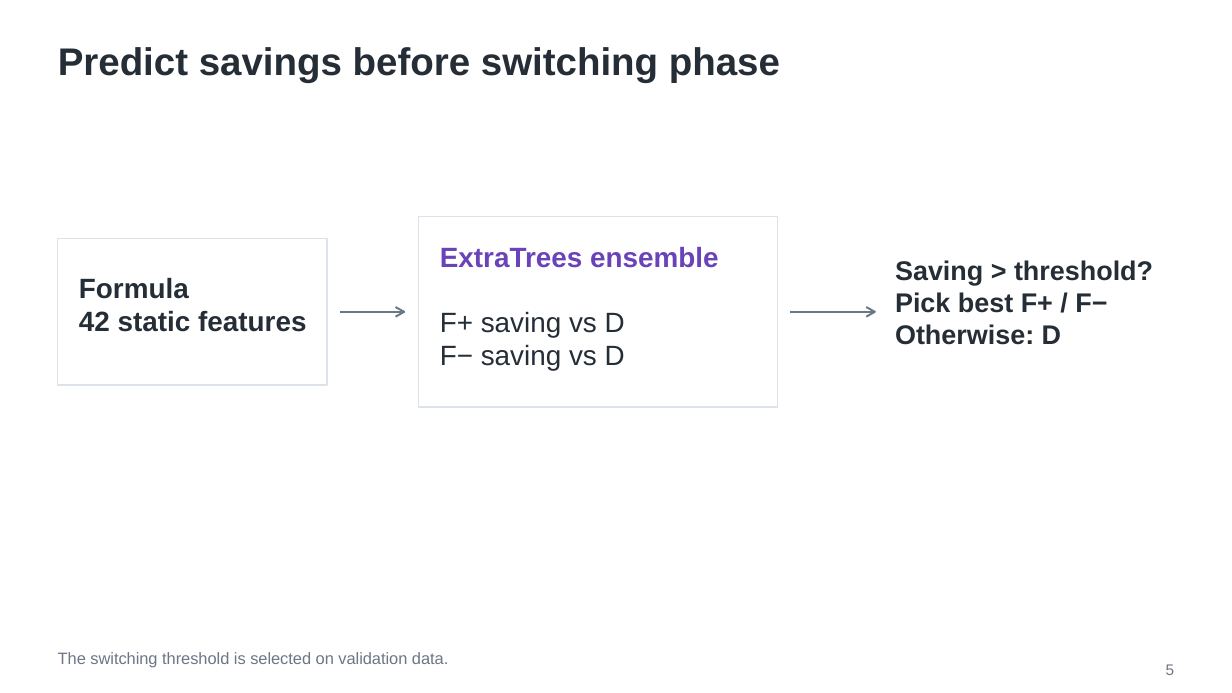
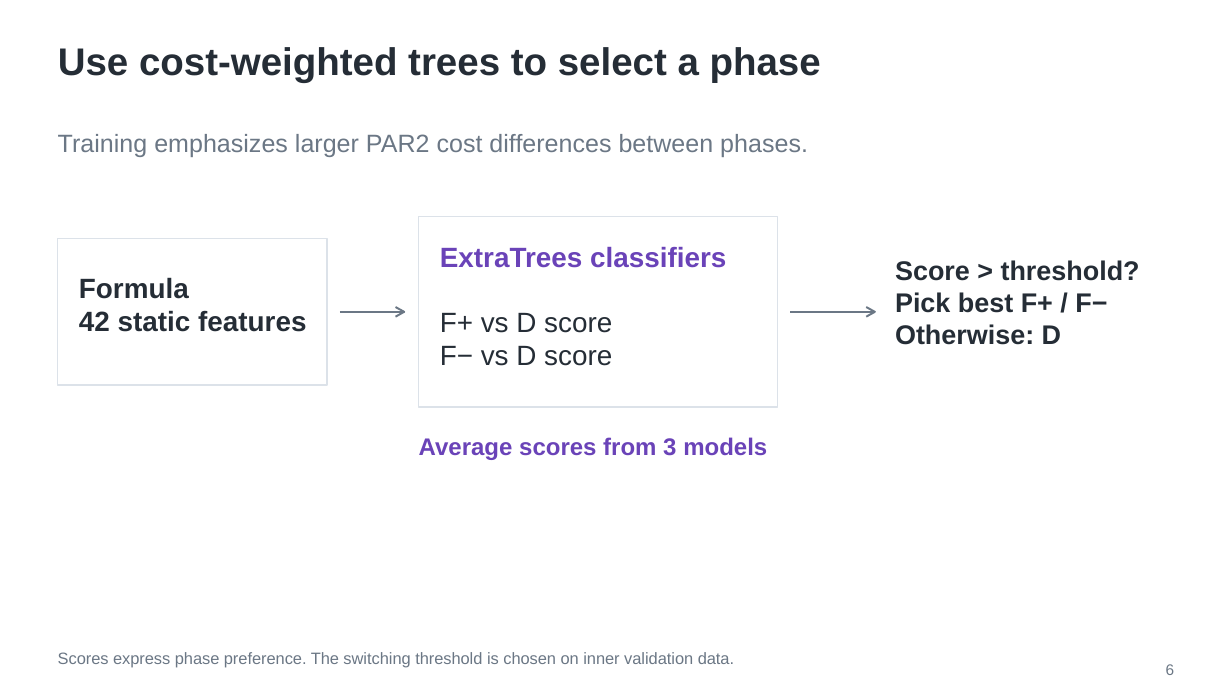
Before and after one commit to Roushelfy/online-tuning-forcephase, a slide deck: slide 6 of presentations/forcephase-20261111/forcephase-results.pptx (slide 5 before the commit). Drawn at 1232x693 pixels with LibreOffice and Linux fonts; fonts in the diff are those of the drawing. Boxes give left, top, right and bottom in pixels: in the first picture for what was removed or moved away, otherwise in the second. Text is boxed around its words. In the diff, an @@ line names an element or a change of style, - is before the commit and + after.

Commit message:
Focus presentation on 42-input cost-weighted tree ensemble

```diff
--- a/presentations/forcephase-20261111/forcephase-results.pptx
+++ b/presentations/forcephase-20261111/forcephase-results.pptx
@@ text at (x1=58, y1=47, x2=821, y2=82): text changed @@
-Predict savings before switching phase
+Use cost-weighted trees to select a phase
@@ text added at (x1=58, y1=134, x2=808, y2=157), 19.5 pt, text #6B7785 @@
+Training emphasizes larger PAR2 cost differences between phases.
@@ text at (x1=440, y1=247, x2=726, y2=268): text changed @@
-ExtraTrees ensemble
+ExtraTrees classifiers
@@ text at (x1=895, y1=260, x2=1140, y2=281): text changed @@
-Saving > threshold?
+Score > threshold?
@@ text at (x1=440, y1=313, x2=612, y2=366): text changed @@
-F+ saving vs D
-F− saving vs D
+F+ vs D score
+F− vs D score
@@ text added at (x1=419, y1=437, x2=767, y2=460), 18.8 pt, text #6A43B8, bold @@
+Average scores from 3 models
@@ text at (x1=58, y1=652, x2=734, y2=667): text changed @@
-The switching threshold is selected on validation data.
+Scores express phase preference. The switching threshold is chosen on inner validation data.
@@ text at (x1=1166, y1=664, x2=1175, y2=675): text changed @@
-5
+6
```
Also in this commit, not shown: 10 other slides changed, 2 slides added, 20 other files.
